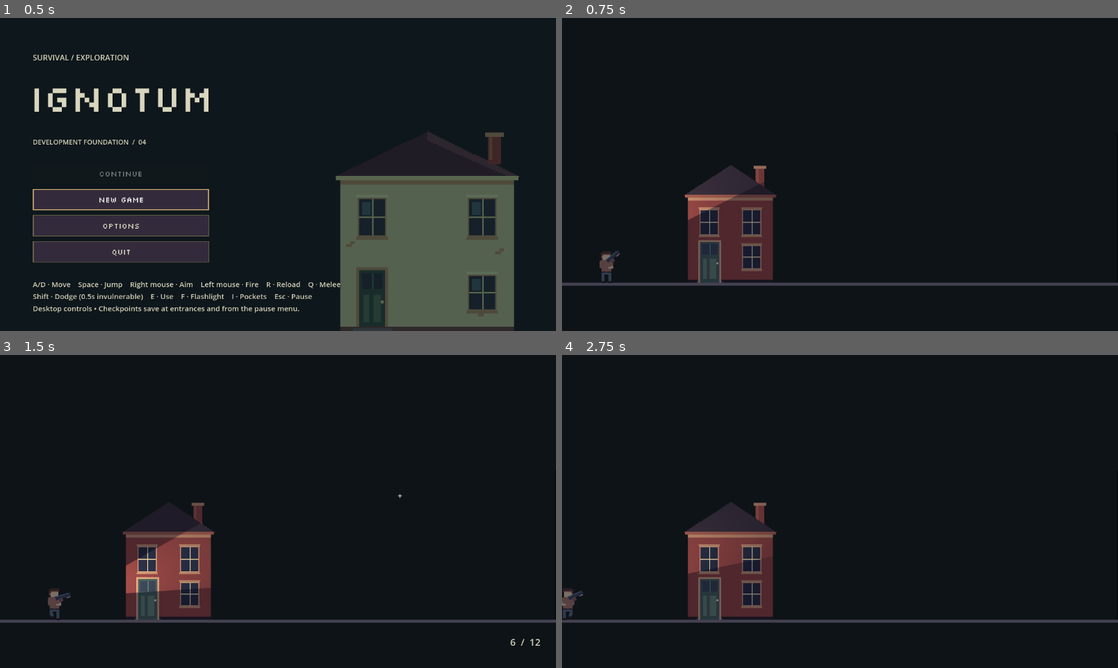
Above: before the commit, frames 1-4 (two rows, left to right).
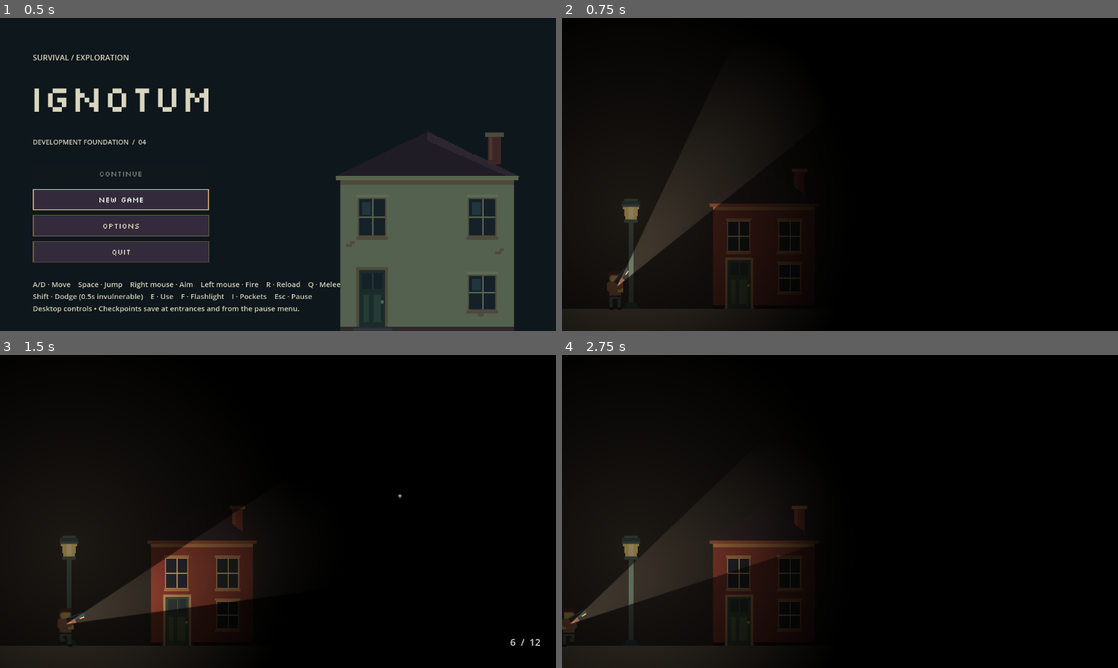
Above: after the commit, the same moments.

Repository: Jayllax/survival-horror-game-1
Game: Godot game, scene res://scenes/ui/main_menu.tscn
Two runs of this game, one before a commit and one after it. Both use one fixed random seed, a clock stepped at 60 frames per second and the inputs below.
Inputs (mouse positions are in pixels of both pictures, inside the frame that each line leads up to):
- Up to frame 1 (0.5 s): no input
- Up to frame 2 (0.75 s): click "New game" at 0.5 s
- Up to frame 3 (1.5 s): tap Enter at 1.25 s; move the mouse to (400, 495) at 1.27 s; hold D (move_right) from 1.28 s (still down); hold Right mouse button (aim) from 1.28 s (still down)
- Up to frame 4 (2.75 s): tap Space (jump) at 1.52, 2.27 s; move the mouse to (728, 527) at 2.02 s; release D (move_right) at 2.03 s; release Right mouse button (aim) at 2.03 s; hold A (move_left) from 2.03 s (still down); tap Alt (dodge) at 2.1 s

Frame 1 is identical in both runs. In frame 2, 8.7% of the frame differs, in the area x 0-100%, y 44-94%; in frame 3, 8.4%; in frame 4, 9.2%, in the area x 0-100%, y 46-94%.

Commit message:
Update human-changes from latest uploaded project archive

Diff:
--- a/scenes/actors/player.tscn
+++ b/scenes/actors/player.tscn
@@ -32,9 +32,9 @@
 texture = ExtResource("3")
 
 [node name="Flashlight" type="PointLight2D" parent="Aim/Gun"]
-position = Vector2(16, 4)
+position = Vector2(-18, -1)
 color = Color(1, 0.88, 0.65, 1)
-energy = 1.15
+energy = 1.3
 shadow_enabled = true
 texture = ExtResource("4")
 offset = Vector2(256, 0)
@@ -52,7 +52,8 @@
 polygon = PackedVector2Array(16, -31, 62, -18, 72, 0, 62, 18, 16, 30, 47, 0)
 
 [node name="Camera2D" type="Camera2D" parent="."]
-position = Vector2(100, -125)
+position = Vector2(100, -200)
+zoom = Vector2(1.2, 1.2)
 limit_left = 0
 limit_top = 0
 limit_right = 3100
--- a/scenes/levels/interior.tscn
+++ b/scenes/levels/interior.tscn
@@ -1,10 +1,11 @@
-[gd_scene load_steps=16 format=3 uid="uid://i4sef51ugq0j"]
+[gd_scene load_steps=17 format=3 uid="uid://i4sef51ugq0j"]
 
 [ext_resource type="Script" uid="uid://6ac0fiq4jtxt" path="res://scripts/location.gd" id="1"]
 [ext_resource type="PackedScene" uid="uid://c05hbmwkjbtaw" path="res://scenes/actors/player.tscn" id="2"]
 [ext_resource type="PackedScene" path="res://scenes/ui/hud.tscn" id="3"]
 [ext_resource type="PackedScene" uid="uid://c4cjkplrees4c" path="res://scenes/objects/entrance.tscn" id="4"]
 [ext_resource type="Texture2D" uid="uid://btewjpsurv3bc" path="res://art/pixel/bricks.png" id="9"]
+[ext_resource type="Texture2D" uid="uid://hud81ykbijrv" path="res://art/light.svg" id="14_uyytb"]
 [ext_resource type="PackedScene" path="res://scenes/objects/ammo.tscn" id="15"]
 [ext_resource type="Texture2D" uid="uid://doeuaul7l3oue" path="res://art/pixel/floor.png" id="16"]
 [ext_resource type="PackedScene" path="res://scenes/objects/shelf.tscn" id="17"]
@@ -26,7 +27,7 @@
 camera_bounds = Rect2i(0, 0, 1152, 720)
 
 [node name="AmbientTint" type="CanvasModulate" parent="."]
-color = Color(0.58, 0.55, 0.57, 1)
+color = Color(0, 0, 0, 1)
 
 [node name="Buildings" type="Node2D" parent="."]
 
@@ -66,22 +67,31 @@
 region_rect = Rect2(0, 0, 1152, 120)
 
 [node name="Curb" type="Polygon2D" parent="Geometry"]
-scale = Vector2(0.486111, 1)
-color = Color(0.45, 0.44, 0.48, 1)
+position = Vector2(0, -9403.33)
+scale = Vector2(0.486111, 16.1667)
+color = Color(0.547878, 0.322552, 0.234745, 1)
 polygon = PackedVector2Array(0, 620, 1152, 620, 1152, 626, 0, 626)
 
 [node name="WestBoundary" type="StaticBody2D" parent="Geometry"]
 position = Vector2(-20, 360)
 
 [node name="Shape" type="CollisionShape2D" parent="Geometry/WestBoundary"]
+position = Vector2(5, 0)
 shape = SubResource("wall")
 
 [node name="EastBoundary" type="StaticBody2D" parent="Geometry"]
 position = Vector2(1172, 360)
 
 [node name="Shape" type="CollisionShape2D" parent="Geometry/EastBoundary"]
-position = Vector2(-592, 0)
+position = Vector2(-597, 0)
 shape = SubResource("wall")
+
+[node name="Background" type="Polygon2D" parent="Geometry"]
+z_index = -10
+position = Vector2(-31, -31197)
+scale = Vector2(0.284545, 50.8339)
+color = Color(0.138447, 0.184908, 0.262937, 1)
+polygon = PackedVector2Array(0, 620, 1102, 620, 2200, 620, 2200, 623.019, 2200, 626, 1101, 626, 0, 626, 0, 623.014)
 
 [node name="Props" type="Node2D" parent="."]
 
@@ -121,6 +131,9 @@
 [node name="Player" parent="Actors" instance=ExtResource("2")]
 position = Vector2(63, 587)
 
+[node name="Camera2D" parent="Actors/Player" index="4"]
+enabled = false
+
 [node name="Spawns" type="Node2D" parent="."]
 
 [node name="default" type="Marker2D" parent="Spawns"]
@@ -136,3 +149,20 @@
 volume_db = -16.0
 autoplay = true
 script = ExtResource("22")
+
+[node name="Camera2D" type="Camera2D" parent="."]
+position = Vector2(280, 495)
+zoom = Vector2(2.1, 2.1)
+
+[node name="Flashlight" type="PointLight2D" parent="."]
+position = Vector2(270, 526.56)
+scale = Vector2(0.655, 0.655)
+color = Color(1, 0.88, 0.65, 1)
+energy = 0.68
+range_z_min = -4096
+shadow_enabled = true
+texture = ExtResource("14_uyytb")
+texture_scale = 3.36
+height = 55.0
+
+[editable path="Actors/Player"]
--- a/scenes/levels/interior1_2.tscn
+++ b/scenes/levels/interior1_2.tscn
@@ -8,6 +8,7 @@
 [ext_resource type="PackedScene" uid="uid://c4cjkplrees4c" path="res://scenes/objects/entrance.tscn" id="6_72xct"]
 [ext_resource type="PackedScene" uid="uid://c05hbmwkjbtaw" path="res://scenes/actors/player.tscn" id="10_1tw8c"]
 [ext_resource type="PackedScene" path="res://scenes/ui/hud.tscn" id="11_72pcd"]
+[ext_resource type="Texture2D" uid="uid://hud81ykbijrv" path="res://art/light.svg" id="11_laili"]
 [ext_resource type="AudioStream" uid="uid://dsbf5vwqt424w" path="res://audio/town_drone.wav" id="12_x42x6"]
 [ext_resource type="Script" uid="uid://g7f8qun0puti" path="res://scripts/ambient.gd" id="13_8h2eu"]
 
@@ -23,7 +24,7 @@
 camera_bounds = Rect2i(0, 0, 1152, 720)
 
 [node name="AmbientTint" type="CanvasModulate" parent="."]
-color = Color(0.58, 0.55, 0.57, 1)
+color = Color(0, 0, 0, 1)
 
 [node name="Buildings" type="Node2D" parent="."]
 
@@ -57,23 +58,32 @@
 region_enabled = true
 region_rect = Rect2(0, 0, 1152, 120)
 
-[node name="Curb" type="Polygon2D" parent="Geometry"]
-scale = Vector2(0.486111, 1)
-color = Color(0.45, 0.44, 0.48, 1)
-polygon = PackedVector2Array(0, 620, 1152, 620, 1152, 626, 0, 626)
-
 [node name="WestBoundary" type="StaticBody2D" parent="Geometry"]
 position = Vector2(-20, 360)
 
 [node name="Shape" type="CollisionShape2D" parent="Geometry/WestBoundary"]
+position = Vector2(7, 0)
 shape = SubResource("wall")
 
 [node name="EastBoundary" type="StaticBody2D" parent="Geometry"]
 position = Vector2(1172, 360)
 
 [node name="Shape" type="CollisionShape2D" parent="Geometry/EastBoundary"]
-position = Vector2(-592, 0)
+position = Vector2(-599, 0)
 shape = SubResource("wall")
+
+[node name="Curb" type="Polygon2D" parent="Geometry"]
+position = Vector2(0, -9403.33)
+scale = Vector2(0.486111, 16.1667)
+color = Color(0.547878, 0.322552, 0.234745, 1)
+polygon = PackedVector2Array(0, 620, 1152, 620, 1152, 626, 0, 626)
+
+[node name="Background" type="Polygon2D" parent="Geometry"]
+z_index = -10
+position = Vector2(-31, -31197)
+scale = Vector2(0.284545, 50.8339)
+color = Color(0.138447, 0.184908, 0.262937, 1)
+polygon = PackedVector2Array(0, 620, 1102, 620, 2200, 620, 2200, 623.019, 2200, 626, 1101, 626, 0, 626, 0, 623.014)
 
 [node name="Props" type="Node2D" parent="."]
 
@@ -96,6 +106,10 @@
 [node name="Player" parent="Actors" instance=ExtResource("10_1tw8c")]
 position = Vector2(511, 587)
 
+[node name="Camera2D" parent="Actors/Player" index="4"]
+visible = false
+enabled = false
+
 [node name="Spawns" type="Node2D" parent="."]
 
 [node name="default" type="Marker2D" parent="Spawns"]
@@ -111,3 +125,20 @@
 volume_db = -16.0
 autoplay = true
 script = ExtResource("13_8h2eu")
+
+[node name="Camera2D" type="Camera2D" parent="."]
+position = Vector2(280, 495)
+zoom = Vector2(2.1, 2.1)
+
+[node name="Flashlight" type="PointLight2D" parent="."]
+position = Vector2(270, 526.56)
+scale = Vector2(0.655, 0.655)
+color = Color(1, 0.88, 0.65, 1)
+energy = 0.68
+range_z_min = -4096
+shadow_enabled = true
+texture = ExtResource("11_laili")
+texture_scale = 3.36
+height = 55.0
+
+[editable path="Actors/Player"]
--- a/scenes/levels/town.tscn
+++ b/scenes/levels/town.tscn
@@ -1,8 +1,9 @@
-[gd_scene load_steps=11 format=3 uid="uid://6qrdl5x7rakj"]
+[gd_scene load_steps=12 format=3 uid="uid://6qrdl5x7rakj"]
 
 [ext_resource type="Script" uid="uid://6ac0fiq4jtxt" path="res://scripts/location.gd" id="1"]
 [ext_resource type="PackedScene" uid="uid://c05hbmwkjbtaw" path="res://scenes/actors/player.tscn" id="2"]
 [ext_resource type="PackedScene" path="res://scenes/ui/hud.tscn" id="3"]
+[ext_resource type="PackedScene" uid="uid://dfitvfrdt4ym7" path="res://scenes/objects/streetlamp.tscn" id="3_ip0dd"]
 [ext_resource type="PackedScene" uid="uid://c4cjkplrees4c" path="res://scenes/objects/entrance.tscn" id="4"]
 [ext_resource type="PackedScene" path="res://scenes/objects/building_house.tscn" id="8_n8lao"]
 [ext_resource type="Texture2D" uid="uid://blll32qgmq7p2" path="res://art/fog.svg" id="10"]
@@ -20,7 +21,7 @@
 camera_bounds = Rect2i(0, 0, 2200, 720)
 
 [node name="AmbientTint" type="CanvasModulate" parent="."]
-color = Color(0.6, 0.59, 0.66, 1)
+color = Color(0, 0, 0, 1)
 
 [node name="Buildings" type="Node2D" parent="."]
 
@@ -35,14 +36,17 @@
 [node name="Geometry" type="Node2D" parent="."]
 
 [node name="Street" type="StaticBody2D" parent="Geometry"]
+visible = false
 position = Vector2(1100, 680)
 
 [node name="CollisionShape2D" type="CollisionShape2D" parent="Geometry/Street"]
 shape = SubResource("floor")
 
 [node name="Curb" type="Polygon2D" parent="Geometry"]
+position = Vector2(0, -13329.9)
+scale = Vector2(1, 22.4998)
 color = Color(0.45, 0.44, 0.48, 1)
-polygon = PackedVector2Array(0, 620, 2200, 620, 2200, 626, 0, 626)
+polygon = PackedVector2Array(0, 620, 2200, 620, 2200, 626, 1100.73, 626, 0, 626)
 
 [node name="WestBoundary" type="StaticBody2D" parent="Geometry"]
 position = Vector2(-20, 360)
@@ -55,6 +59,16 @@
 
 [node name="Shape" type="CollisionShape2D" parent="Geometry/EastBoundary"]
 shape = SubResource("wall")
+
+[node name="Background" type="Polygon2D" parent="Geometry"]
+z_index = -10
+position = Vector2(0, -76157.5)
+scale = Vector2(1.17544, 122.833)
+color = Color(0.184572, 0.180707, 0.200034, 1)
+polygon = PackedVector2Array(0, 620, 1102, 620, 2200, 620, 2200, 626, 1101, 626, 0, 626)
+
+[node name="Streetlamp" parent="Geometry" instance=ExtResource("3_ip0dd")]
+position = Vector2(119, 620)
 
 [node name="Props" type="Node2D" parent="."]
 
@@ -69,6 +83,9 @@
 position = Vector2(1240, 556)
 destination_scene = "res://scenes/levels/alley.tscn"
 destination_spawn = "from_street"
+
+[node name="Facade" parent="Interactables/AlleyEntrance" index="0"]
+visible = false
 
 [node name="Actors" type="Node2D" parent="."]
 
@@ -96,12 +113,6 @@
 autoplay = true
 script = ExtResource("22")
 
-[node name="DistantRoofs" type="Polygon2D" parent="."]
-visible = false
-z_index = -15
-color = Color(0.22, 0.17, 0.23, 1)
-polygon = PackedVector2Array(0, 400, 0, 250, 160, 170, 320, 250, 480, 200, 640, 260, 850, 160, 1080, 260, 1280, 210, 1470, 280, 1690, 190, 1930, 270, 2200, 200, 2200, 620, 0, 620)
-
 [node name="Fog0" type="Sprite2D" parent="."]
 visible = false
 modulate = Color(0.7, 0.85, 0.9, 0.7)
@@ -109,18 +120,4 @@
 position = Vector2(450, 570)
 texture = ExtResource("10")
 
-[node name="Fog1" type="Sprite2D" parent="."]
-visible = false
-modulate = Color(0.7, 0.85, 0.9, 0.7)
-z_index = 6
-position = Vector2(1400, 570)
-texture = ExtResource("10")
-
-[node name="Fog2" type="Sprite2D" parent="."]
-visible = false
-modulate = Color(0.7, 0.85, 0.9, 0.7)
-z_index = 6
-position = Vector2(2100, 570)
-texture = ExtResource("10")
-
 [editable path="Interactables/AlleyEntrance"]
--- a/scenes/objects/streetlamp.tscn
+++ b/scenes/objects/streetlamp.tscn
@@ -1,16 +1,20 @@
-[gd_scene load_steps=4 format=3]
-[ext_resource type="Texture2D" path="res://art/pixel/lamp.png" id="1"]
-[ext_resource type="Texture2D" path="res://art/light.svg" id="2"]
-[ext_resource type="Script" path="res://scripts/powered_light.gd" id="3"]
+[gd_scene load_steps=4 format=3 uid="uid://dfitvfrdt4ym7"]
+
+[ext_resource type="Texture2D" uid="uid://djtp0oiciohy5" path="res://art/pixel/lamp.png" id="1"]
+[ext_resource type="Texture2D" uid="uid://hud81ykbijrv" path="res://art/light.svg" id="2"]
+[ext_resource type="Script" uid="uid://b13xm7a3stvrk" path="res://scripts/powered_light.gd" id="3"]
+
 [node name="Streetlamp" type="Node2D"]
+
 [node name="Post" type="Sprite2D" parent="."]
+position = Vector2(0, -96)
 texture = ExtResource("1")
-position = Vector2(0, -96)
+
 [node name="WarmLight" type="PointLight2D" parent="."]
-script = ExtResource("3")
 position = Vector2(4, -168)
+color = Color(1, 0.878431, 0.65098, 1)
+energy = 1.35
+shadow_enabled = true
 texture = ExtResource("2")
 texture_scale = 3.1
-energy = 1.35
-color = Color(1, 0.73, 0.42, 1)
-shadow_enabled = true
+script = ExtResource("3")
Not shown: 1 places in scenes/levels/interior1_2.tscn that only renumber resources
Not shown, removed: ignotum_2026-10-27_19-53-34.zip
